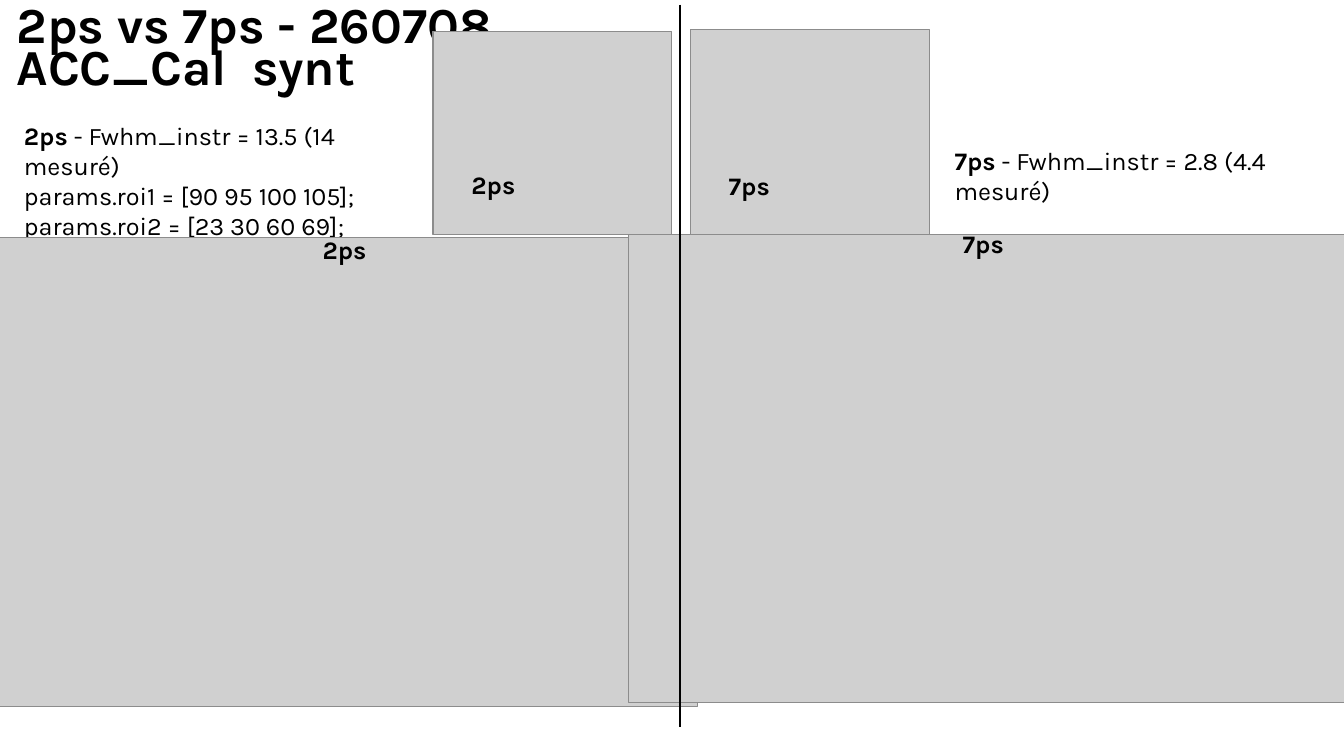
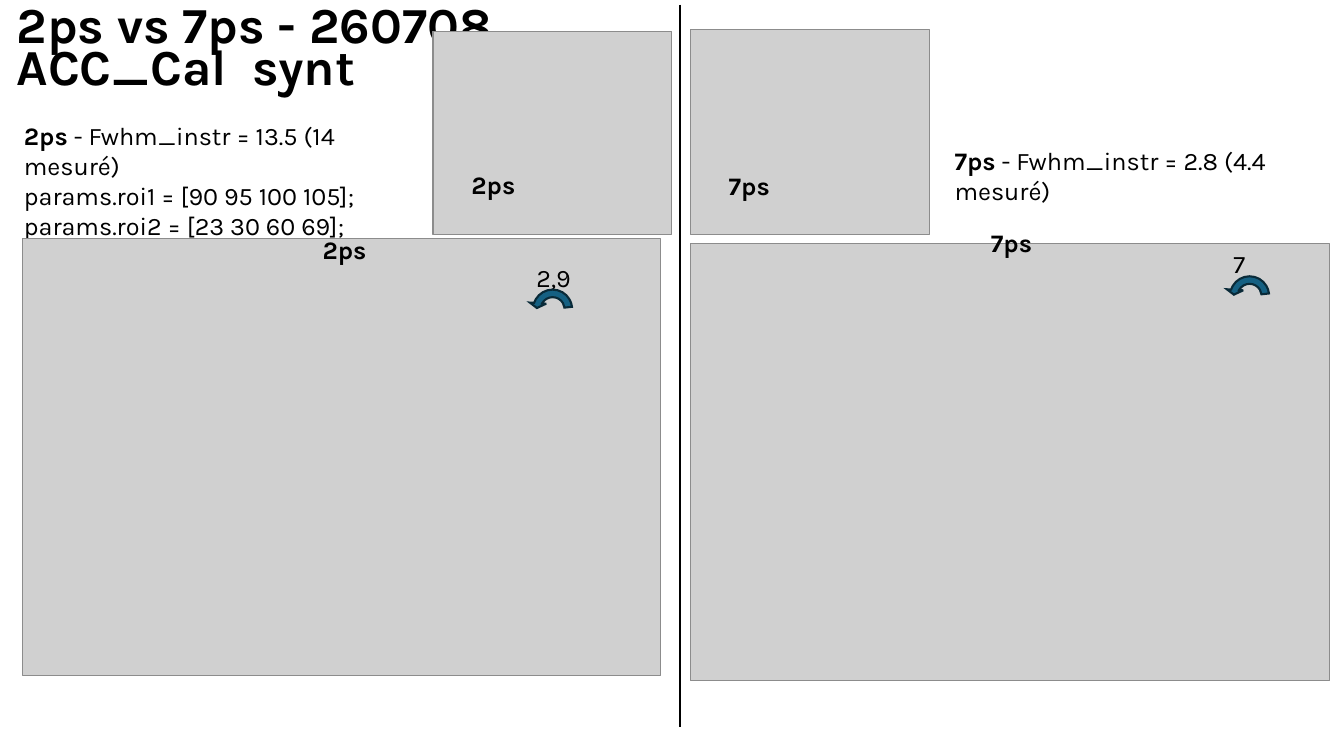
Before and after one commit to sachabuc/SRS_analysis, a slide deck: slide 10 of meetings/reu_151026_figures_papiers.pptx. Drawn at 1344x756 pixels with LibreOffice and Linux fonts; fonts in the diff are those of the drawing; grey boxes stand for pictures. Boxes give left, top, right and bottom in pixels: in the first picture for what was removed or moved away, otherwise in the second. Text is boxed around its words. In the diff, an @@ line names an element or a change of style, - is before the commit and + after.

```diff
--- a/meetings/reu_151026_figures_papiers.pptx
+++ b/meetings/reu_151026_figures_papiers.pptx
@@ picture: place and size @@
-picture at (0,238,698,707)
+picture at (22,239,661,676)
@@ text "7ps": place and size @@
-text "7ps" at (963,231,1004,259)
+text "7ps" at (991,230,1032,258)
@@ picture: place and size @@
-picture at (628,234,1344,703)
+picture at (691,244,1331,682)
@@ text added at (1168,242,1230,271), 16 pt, text #FFFFFF, bold @@
+10 µm
@@ text added at (1233,257,1245,280), 18 pt, text #000000 @@
+7
@@ circular arrow added at (529,285,577,333), fill #156082, outline #092A39 1.5 pt @@
@@ text added at (536,271,570,293), 18 pt, text #000000 @@
+2,9
@@ circular arrow added at (1226,272,1273,320), fill #156082, outline #092A39 1.5 pt @@
```
Also in this commit, not shown: 9 other slides changed, 4 slides added, 3 slides removed, 16 other files.
